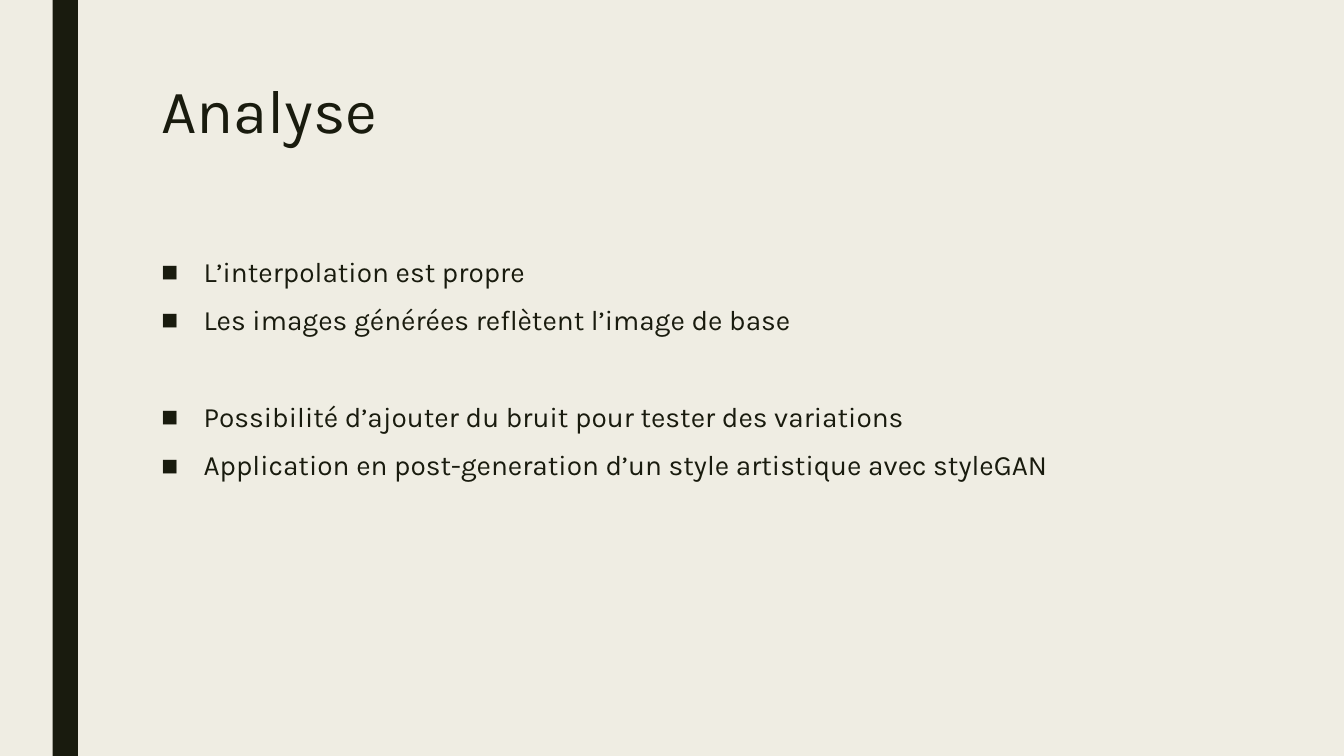
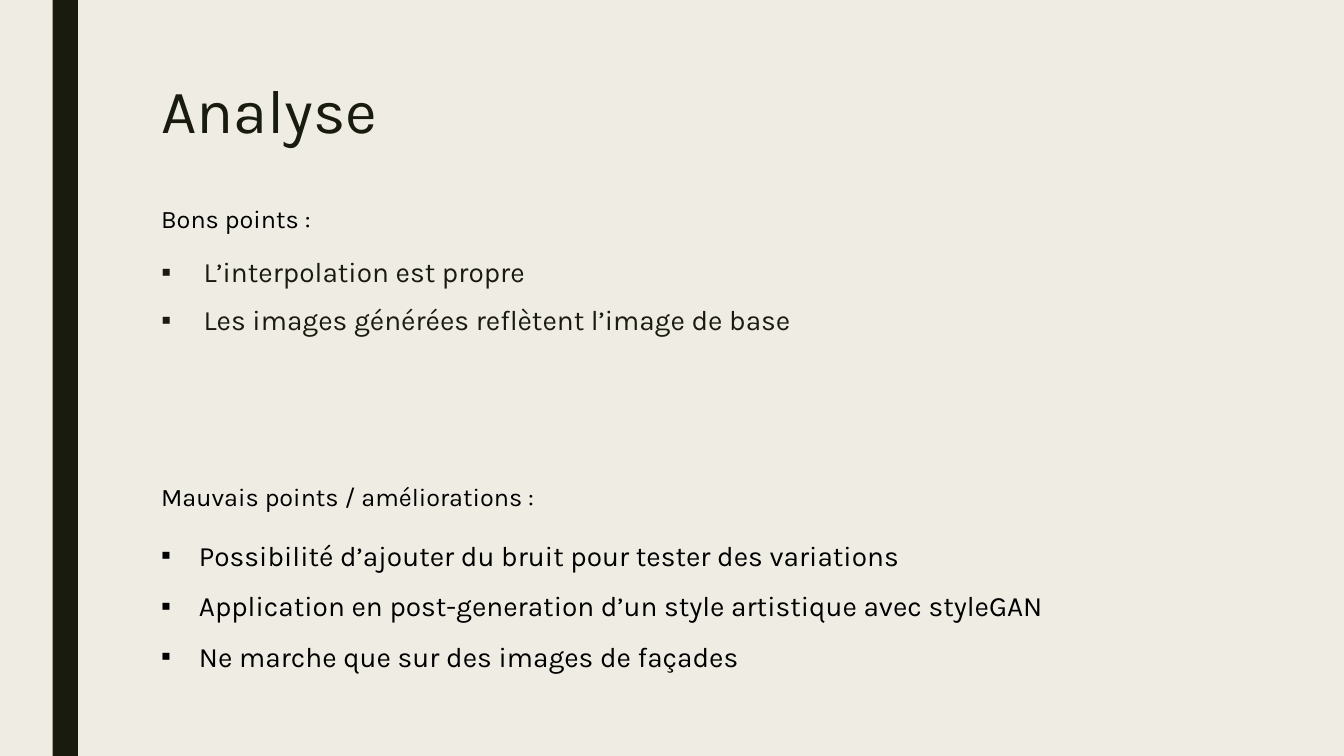
Before and after one commit to MathieuSuchet/5ANIM, a slide deck: slide 7 of 5ANIM – Animations numériques.pptx. Drawn at 1344x756 pixels with LibreOffice and Linux fonts; fonts in the diff are those of the drawing. Boxes give left, top, right and bottom in pixels: in the first picture for what was removed or moved away, otherwise in the second. Text is boxed around its words. In the diff, an @@ line names an element or a change of style, - is before the commit and + after.

Commit message:
Amélioration ppt

```diff
--- a/5ANIM – Animations numériques.pptx
+++ b/5ANIM – Animations numériques.pptx
@@ text added at box(161, 210, 299, 234), 18 pt, text #000000 @@
+Bons points :
@@ text "L’interpolation est propre" at box(204, 262, 790, 337): bullet ■ to ▪ @@
@@ text at box(204, 405, 1047, 482): paragraphs removed @@
-■ Possibilité d’ajouter du bruit pour tester des variations
-■ Application en post-generation d’un style artistique avec styleGAN
@@ text added at box(161, 487, 522, 512), 18 pt, text #000000 @@
+Mauvais points / améliorations :
@@ text added at box(199, 545, 1043, 674), 20 pt, text #000000 @@
+▪ Possibilité d’ajouter du bruit pour tester des variations
+▪ Application en post-generation d’un style artistique avec styleGAN
+▪ Ne marche que sur des images de façades
```
